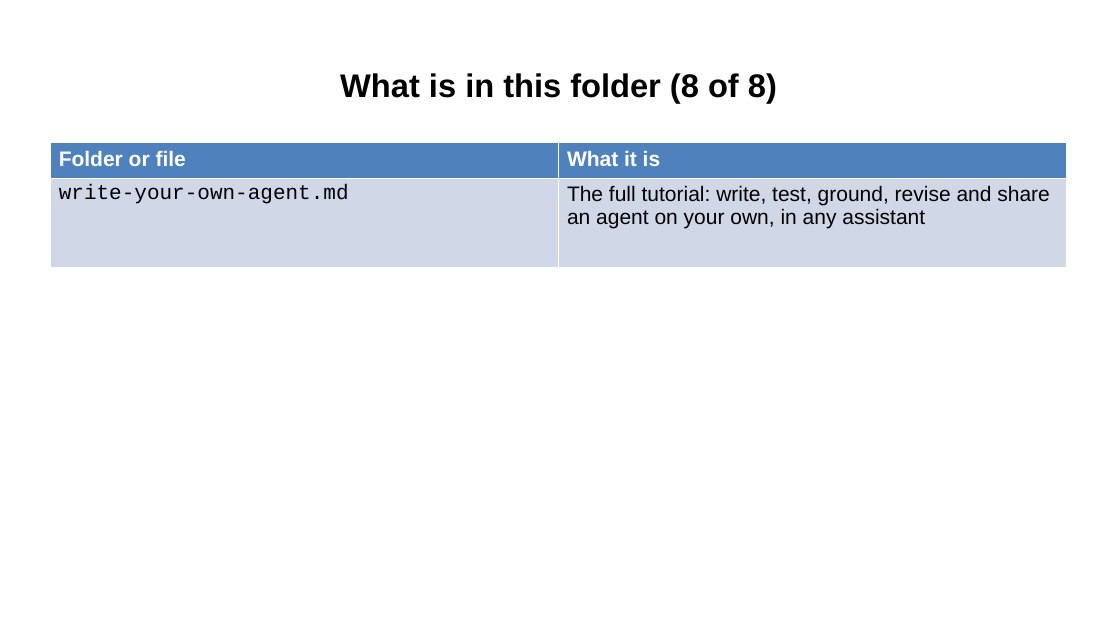
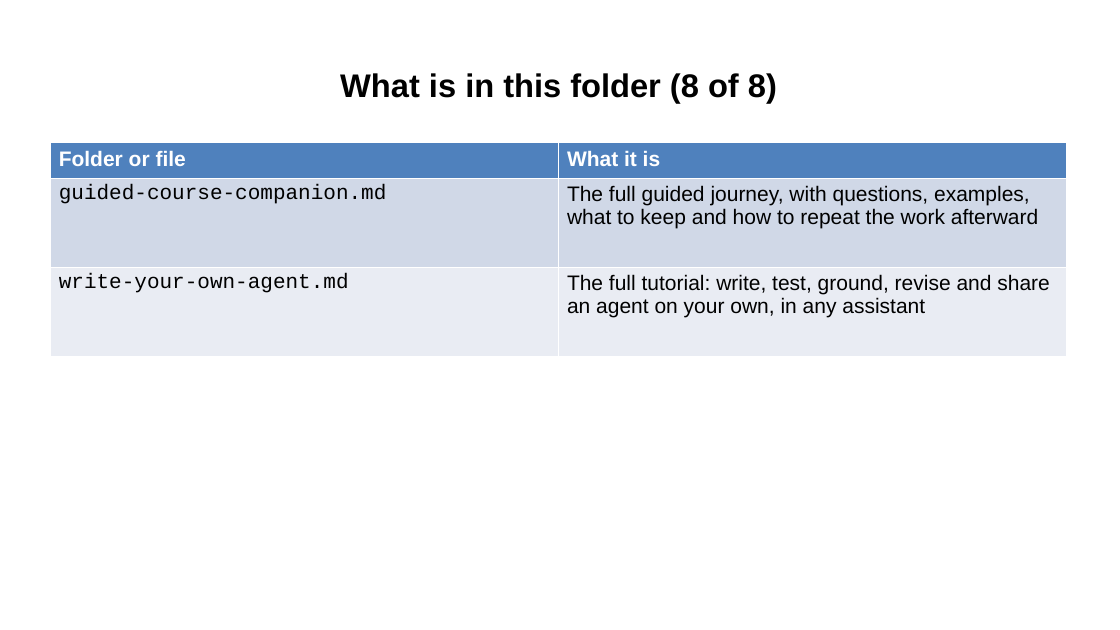
Before and after one commit to Community-Access/glow, a slide deck: slide 20 of docs/ahg-2026/kit/read-me.pptx. Drawn at 1120x630 pixels with LibreOffice and Linux fonts; fonts in the diff are those of the drawing. Boxes give left, top, right and bottom in pixels: in the first picture for what was removed or moved away, otherwise in the second. Text is boxed around its words. In the diff, an @@ line names an element or a change of style, - is before the commit and + after.

Commit message:
Guide presenters and participants through the AHG workshop (#189)
* Add guided AHG workshop presenter and companion

* Include guided companion in workshop library

```diff
--- a/docs/ahg-2026/kit/read-me.pptx
+++ b/docs/ahg-2026/kit/read-me.pptx
@@ table at <box>50,143,1067,356</box> @@
+row 2: guided-course-companion.md | The full guided journey, with questions, examples, what to keep and how to repeat the work afterward
```
Also in this commit, not shown: 21 other files.
